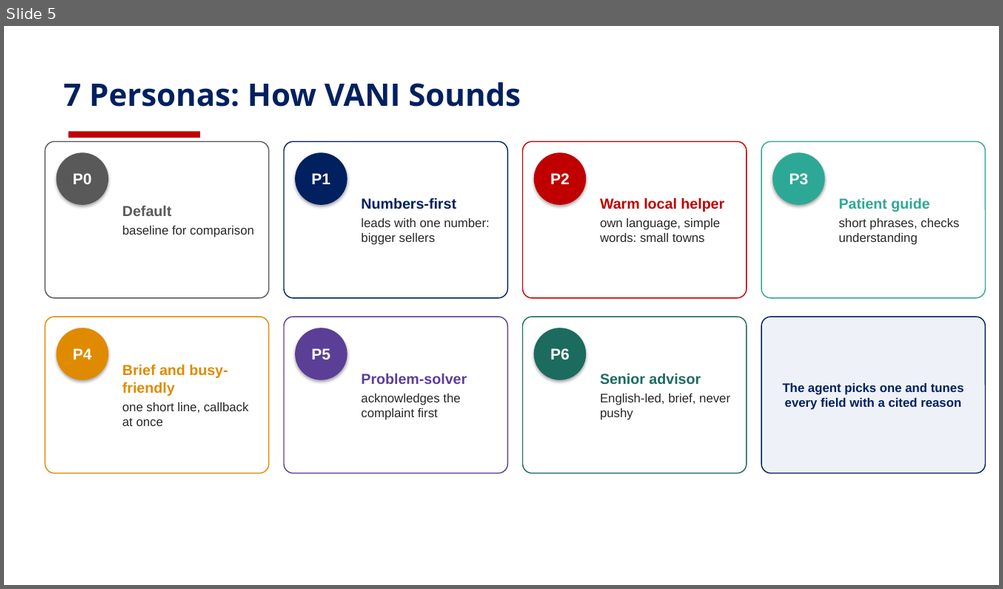
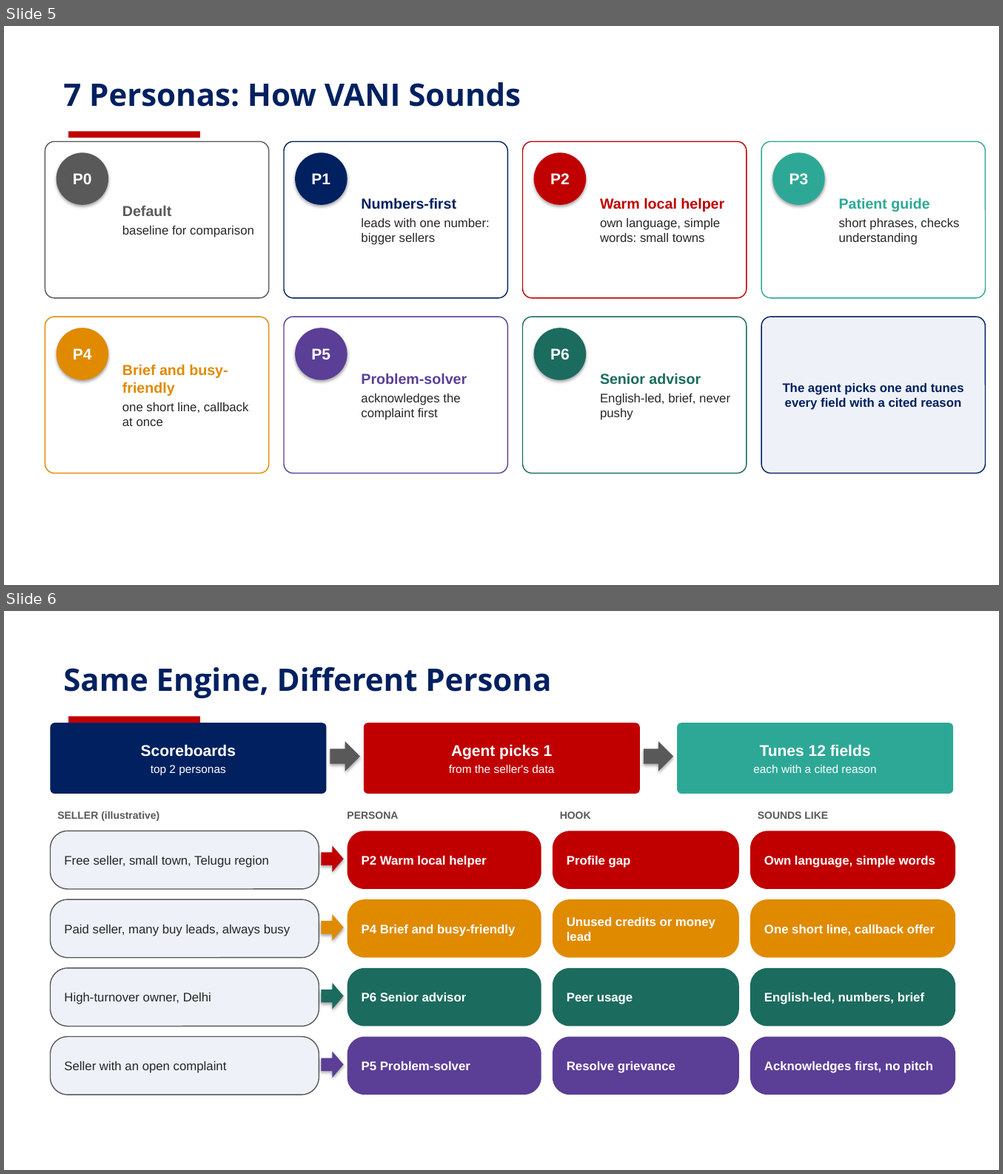
Before and after one commit to risu1139/vani-hackathon, a slide deck: outputs/plans/VANI_Persona_Design_Deck_v2_visual.pptx. Shown one above the other, each under a label of ours: slide 5 before the commit, slides 5 and 6 after it. The pictures are 1003x589 and 1003x1174 pixels, drawn with LibreOffice and Linux fonts; fonts in the diff are those of the drawing; background and template pictures are left out. Boxes give left, top, right and bottom in pixels: in the first picture for what was removed or moved away, otherwise in the second. Text is boxed around its words. In the diff, an @@ line names an element or a change of style, - is before the commit and + after.

```diff
--- a/outputs/plans/VANI_Persona_Design_Deck_v2_visual.pptx
+++ b/outputs/plans/VANI_Persona_Design_Deck_v2_visual.pptx
@@ slide 6 added at (4,611,999,1170), background picture (left out); not listed: 1 template element that a slide beside it also shows @@
@@ title added at (63,667,551,698), 30 pt, text #002060, bold @@
+Same Engine, Different Persona
@@ rounded rectangle added at (51,723,327,794), fill #002060, 11 pt, text #FFFFFF @@
+Scoreboards
+top 2 personas
@@ right arrow added at (330,741,360,772), fill #595959 @@
@@ rounded rectangle added at (364,723,640,794), fill #C00000, 11 pt, text #FFFFFF @@
+Agent picks 1
+from the seller's data
@@ right arrow added at (643,741,673,772), fill #595959 @@
@@ rounded rectangle added at (677,723,953,794), fill #2EA896, 11 pt, text #FFFFFF @@
+Tunes 12 fields
+each with a cited reason
@@ rounded rectangle added at (51,831,318,889), fill #EEF2F8, outline #595959 1 pt, 12 pt, text #262626 @@
+Free seller, small town, Telugu region
@@ text added at (57,812,159,821), 10 pt, text #595959, bold @@
+SELLER (illustrative)
@@ text added at (347,812,398,819), 10 pt, text #595959, bold @@
+PERSONA
@@ rounded rectangle added at (347,831,541,889), fill #C00000, 12 pt, text #FFFFFF, bold @@
+P2 Warm local helper
@@ rounded rectangle added at (552,831,739,889), fill #C00000, 12 pt, text #FFFFFF, bold @@
+Profile gap
@@ text added at (560,812,591,819), 10 pt, text #595959, bold @@
+HOOK
@@ rounded rectangle added at (750,831,956,889), fill #C00000, 12 pt, text #FFFFFF, bold @@
+Own language, simple words
@@ text added at (757,812,828,819), 10 pt, text #595959, bold @@
+SOUNDS LIKE
@@ right arrow added at (321,846,344,872), fill #C00000 @@
@@ rounded rectangle added at (51,900,318,958), fill #EEF2F8, outline #595959 1 pt, 12 pt, text #262626 @@
+Paid seller, many buy leads, always busy
@@ right arrow added at (321,914,344,941), fill #E08A00 @@
@@ rounded rectangle added at (347,900,541,958), fill #E08A00, 12 pt, text #FFFFFF, bold @@
+P4 Brief and busy-friendly
@@ rounded rectangle added at (552,900,739,958), fill #E08A00, 12 pt, text #FFFFFF, bold @@
+Unused credits or money lead
@@ rounded rectangle added at (750,900,956,958), fill #E08A00, 12 pt, text #FFFFFF, bold @@
+One short line, callback offer
@@ rounded rectangle added at (51,968,318,1027), fill #EEF2F8, outline #595959 1 pt, 12 pt, text #262626 @@
+High-turnover owner, Delhi
@@ right arrow added at (321,983,344,1009), fill #1B6B5E @@
@@ rounded rectangle added at (347,968,541,1027), fill #1B6B5E, 12 pt, text #FFFFFF, bold @@
+P6 Senior advisor
@@ rounded rectangle added at (552,968,739,1027), fill #1B6B5E, 12 pt, text #FFFFFF, bold @@
+Peer usage
@@ rounded rectangle added at (750,968,956,1027), fill #1B6B5E, 12 pt, text #FFFFFF, bold @@
+English-led, numbers, brief
@@ rounded rectangle added at (51,1037,318,1095), fill #EEF2F8, outline #595959 1 pt, 12 pt, text #262626 @@
+Seller with an open complaint
@@ right arrow added at (321,1052,344,1078), fill #5B3E96 @@
@@ rounded rectangle added at (347,1037,541,1095), fill #5B3E96, 12 pt, text #FFFFFF, bold @@
+P5 Problem-solver
@@ rounded rectangle added at (552,1037,739,1095), fill #5B3E96, 12 pt, text #FFFFFF, bold @@
+Resolve grievance
@@ rounded rectangle added at (750,1037,956,1095), fill #5B3E96, 12 pt, text #FFFFFF, bold @@
+Acknowledges first, no pitch
```
Also in this commit, not shown: 2 other slides added, 1 other file.
